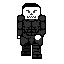
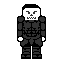
Comparing the layer stacks of the two 64x64 images. Changes:
showed "StandFrame1", painted on it over (17, 4, 46, 59)
hid "walkFrame1", painted on it over (17, 3, 46, 59)
